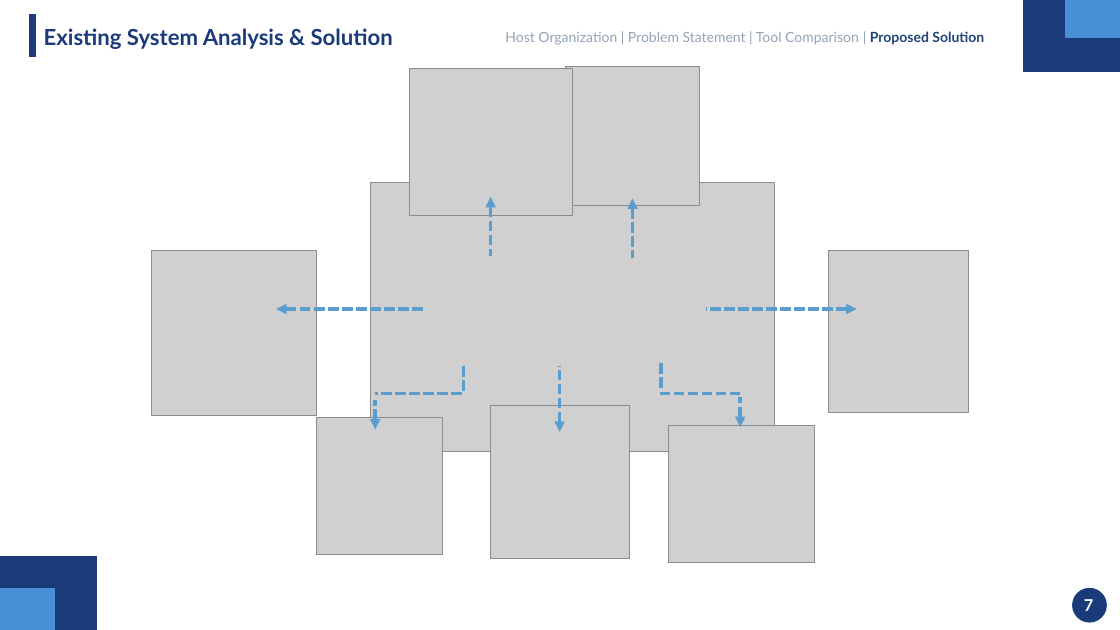
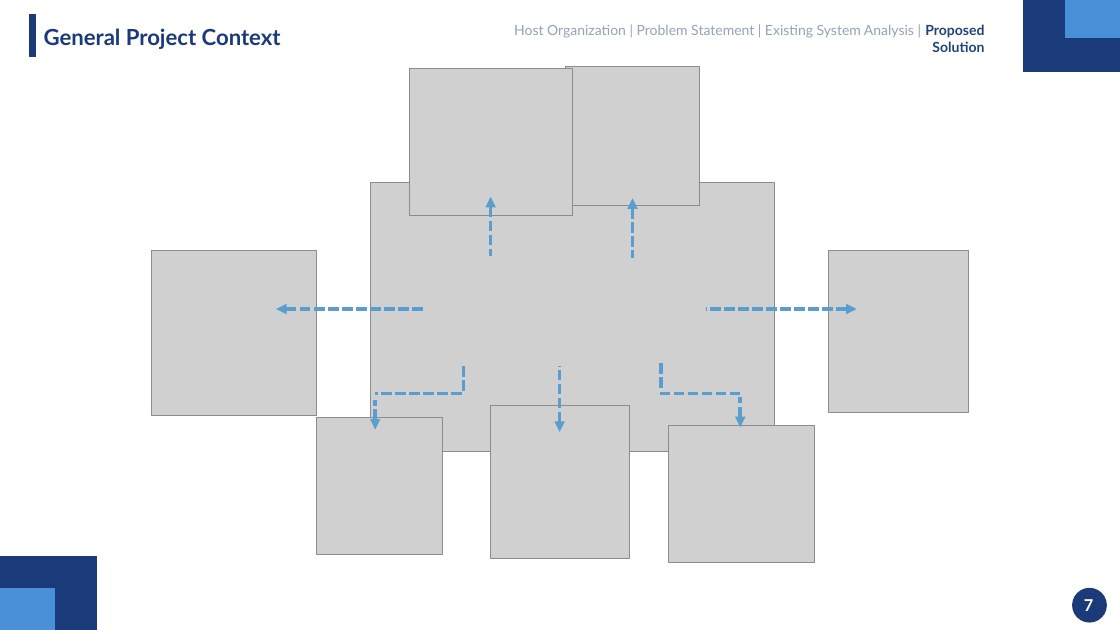
Before and after one commit to mahdi000666/DesignFlow, a slide deck: slide 7 of docs/Presentation.pptx. Drawn at 1120x630 pixels with LibreOffice and Linux fonts; fonts in the diff are those of the drawing; grey boxes stand for pictures. Boxes give left, top, right and bottom in pixels: in the first picture for what was removed or moved away, otherwise in the second. Text is boxed around its words. In the diff, an @@ line names an element or a change of style, - is before the commit and + after.

```diff
--- a/docs/Presentation.pptx
+++ b/docs/Presentation.pptx
@@ text at [44, 28, 281, 49]: text changed @@
-Existing System Analysis & Solution
+General Project Context
@@ text at [514, 24, 984, 52]: text changed @@
-Host Organization | Problem Statement | Tool Comparison | Proposed Solution
+Host Organization | Problem Statement | Existing System Analysis | Proposed Solution
```
Also in this commit, not shown: 25 other slides changed, 1 slide added, 1 other file.
